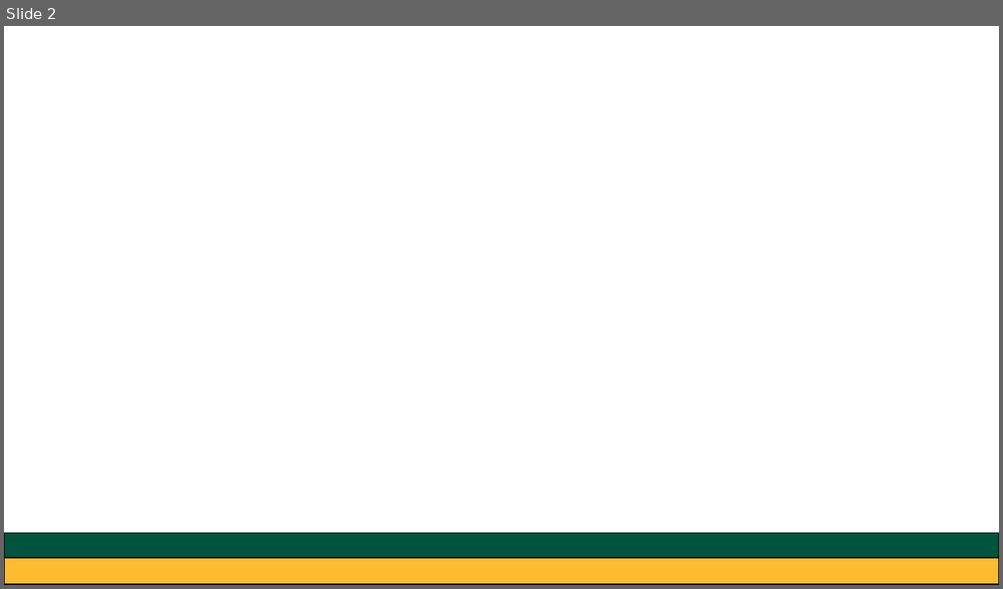
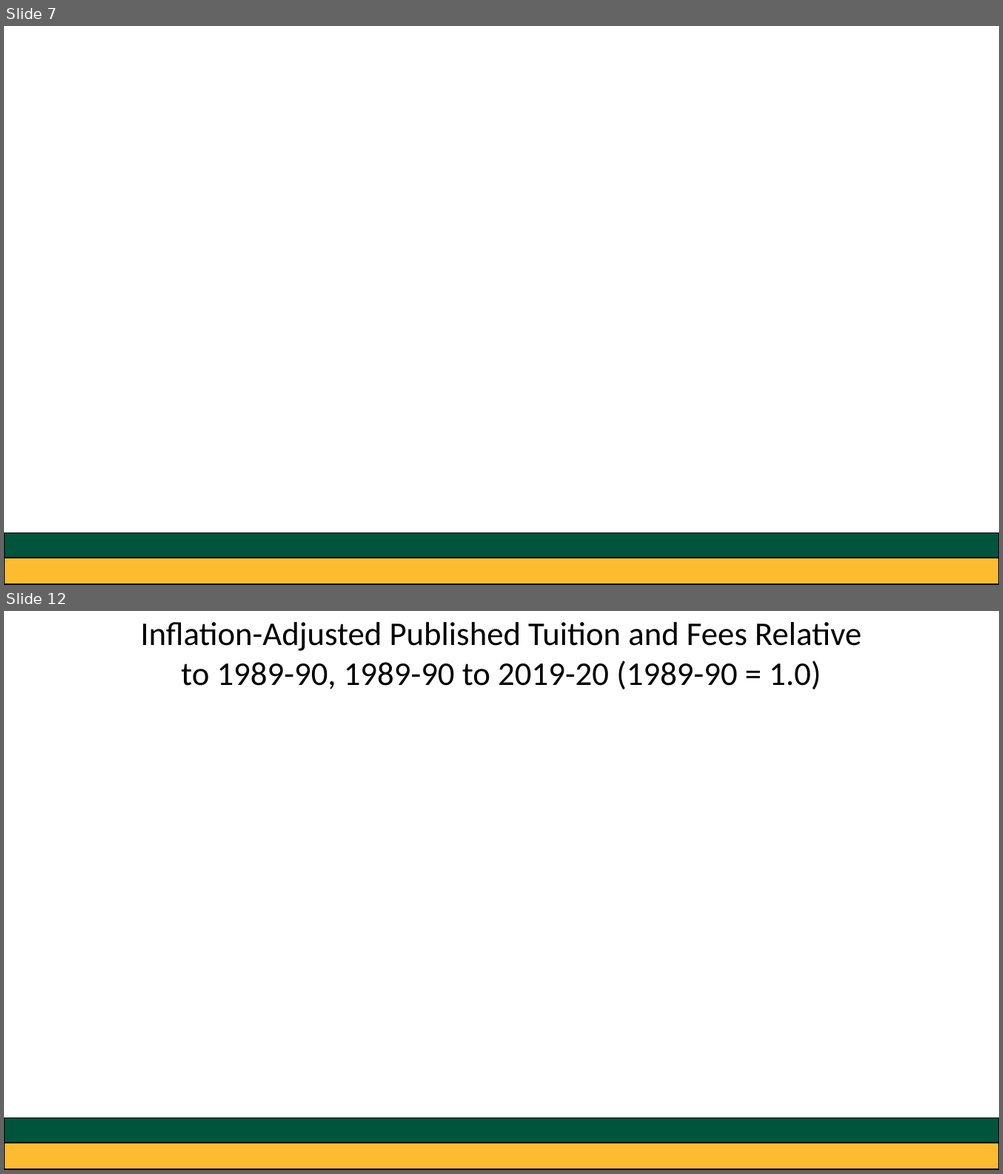
Before and after one commit to greg-dubrow/USF-talk-February-2020, a slide deck: usf_presentation_0220_gdubrow.pptx. Shown one above the other, each under a label of ours: slide 2 before the commit, slides 7 and 12 after it; the slides between them are not shown. The pictures are 1003x589 and 1003x1174 pixels, drawn with LibreOffice and Linux fonts; fonts in the diff are those of the drawing. Boxes give left, top, right and bottom in pixels: in the first picture for what was removed or moved away, otherwise in the second. Text is boxed around its words. In the diff, an @@ line names an element or a change of style, - is before the commit and + after.

```diff
--- a/usf_presentation_0220_gdubrow.pptx
+++ b/usf_presentation_0220_gdubrow.pptx
@@ slide 12 added at bbox=[4, 611, 999, 1170], background #FFFFFF @@
@@ text added at bbox=[140, 622, 861, 689], 32 pt, text #000000 @@
+Inflation-Adjusted Published Tuition and Fees Relative to 1989-90, 1989-90 to 2019-20 (1989-90 = 1.0)
@@ rectangle added at bbox=[4, 1119, 999, 1143], fill #00543C, outline #000000 1 pt @@
@@ rectangle added at bbox=[4, 1136, 999, 1170], fill #FDBB30, outline #000000 1 pt @@
@@ what was slide 2 is now slide 7 @@
```
Also in this commit, not shown: 1 slide changed, 11 other slides added, 6 other files.
